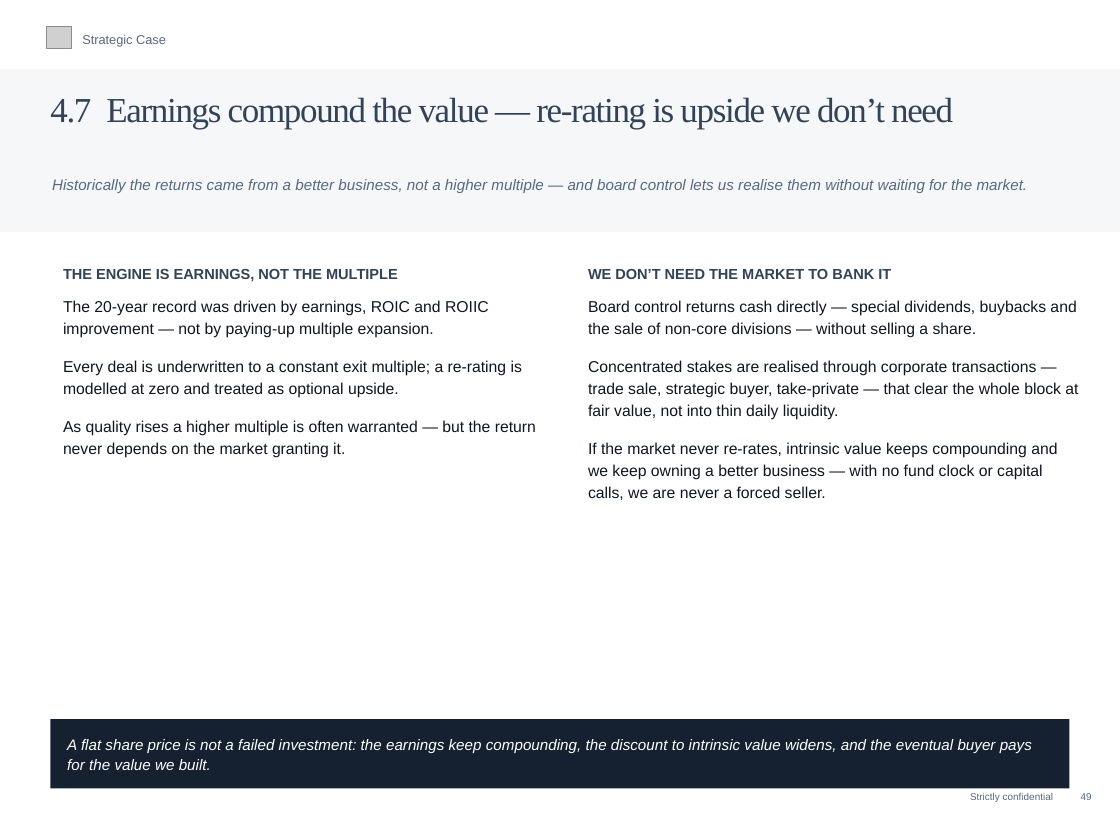
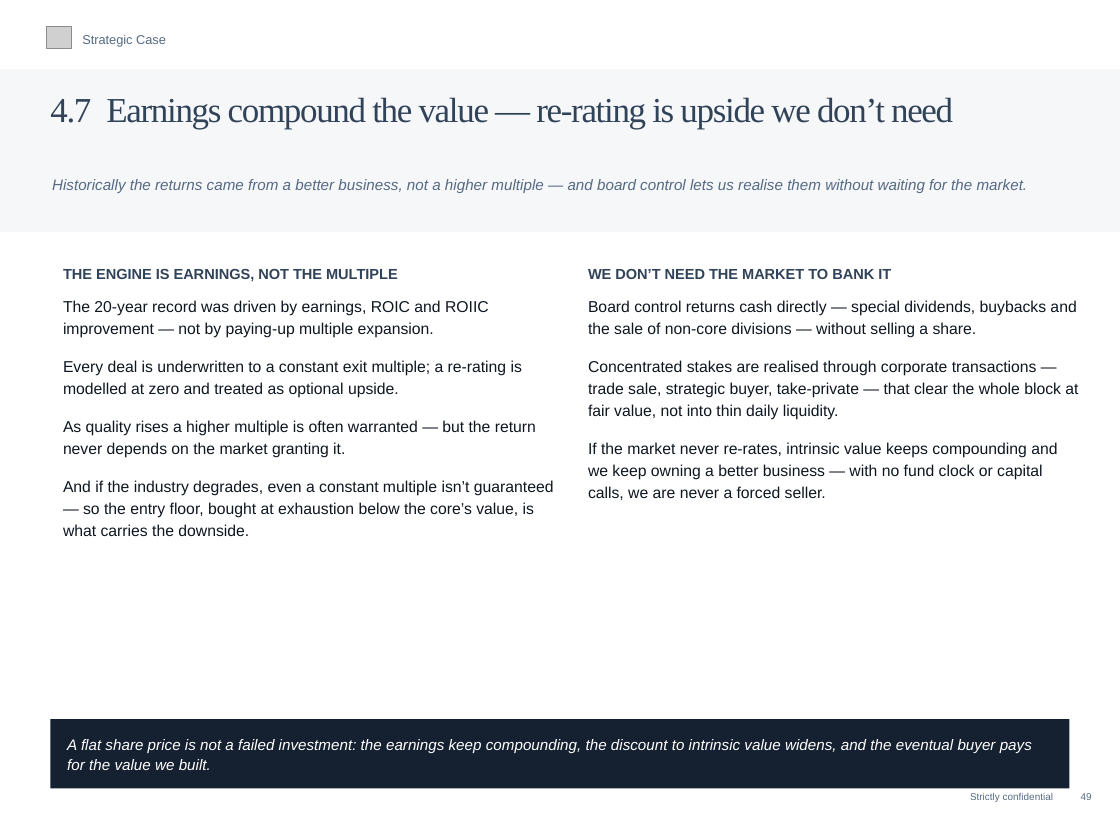
Before and after one commit to charette-lab/Claude, a slide deck: slide 52 of Athanase_Engaged_Ownership_Allocator_Deck.pptx. Drawn at 1120x840 pixels with LibreOffice and Linux fonts; fonts in the diff are those of the drawing; grey boxes stand for pictures. Boxes give left, top, right and bottom in pixels: in the first picture for what was removed or moved away, otherwise in the second. Text is boxed around its words. In the diff, an @@ line names an element or a change of style, - is before the commit and + after.

```diff
--- a/Athanase_Engaged_Ownership_Allocator_Deck.pptx
+++ b/Athanase_Engaged_Ownership_Allocator_Deck.pptx
@@ text at (63,480,554,536): paragraph added @@
+And if the industry degrades, even a constant multiple isn’t guaranteed — so the entry floor, bought at exhaustion below the core’s value, is what carries the downside.
```
Also in this commit, not shown: 3 other slides changed, 1 other file.
